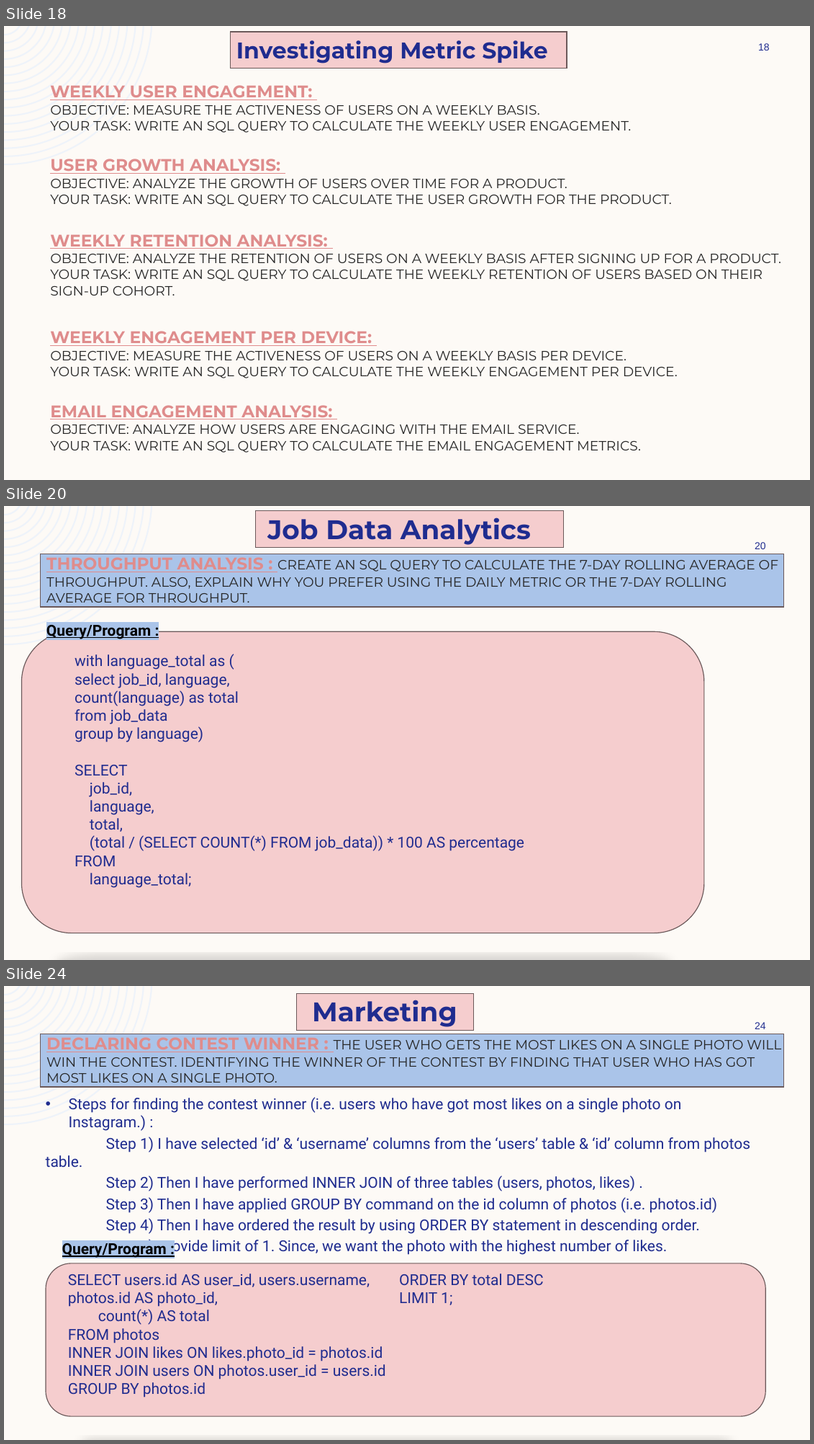
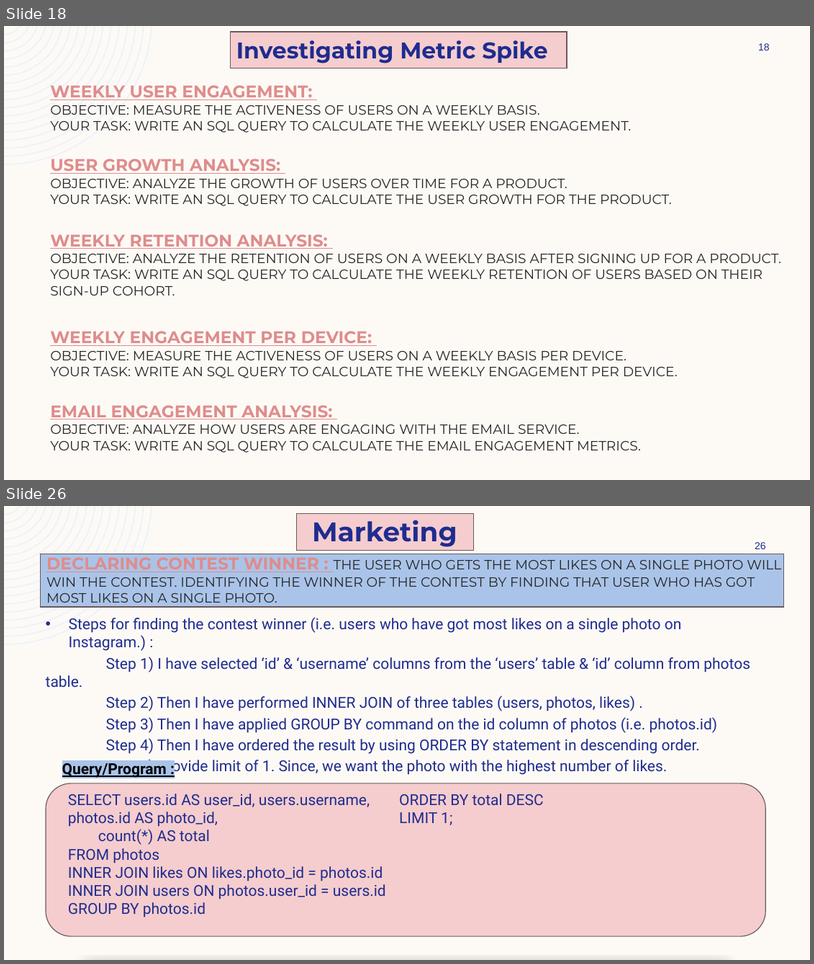
Before and after one commit to ShindeYash/Operation_and_Metric_Analytics, a slide deck: Report - Operation_and_Metric_Analytics.pptx. Shown one above the other, each under a label of ours: slides 18, 20 and 24 before the commit, slides 18 and 26 after it; the slides between them are not shown. The pictures are 814x1444 and 814x964 pixels, drawn with LibreOffice and Linux fonts; fonts in the diff are those of the drawing. Boxes give left, top, right and bottom in pixels: in the first picture for what was removed or moved away, otherwise in the second. Text is boxed around its words. In the diff, an @@ line names an element or a change of style, - is before the commit and + after.

```diff
--- a/Report - Operation_and_Metric_Analytics.pptx
+++ b/Report - Operation_and_Metric_Analytics.pptx
@@ slide 20 removed at (4,506,810,960), background #FDFAF6; not listed: 1 template element that a slide beside it also shows @@
@@ rectangle removed at (256,511,563,547) @@
@@ text removed at (268,518,531,545) @@
-Job Data Analytics
@@ page number removed at (755,542,766,549) @@
-20
@@ rectangle removed at (40,554,784,607) @@
@@ title removed at (46,554,779,607) @@
-THROUGHPUT ANALYSIS : CREATE AN SQL QUERY TO CALCULATE THE 7-DAY ROLLING AVERAGE OF THROUGHPUT. ALSO, EXPLAIN WHY YOU PREFER USING THE DAILY METRIC OR THE 7-DAY ROLLING AVERAGE FOR THROUGHPUT.
@@ rounded rectangle removed at (21,632,705,933) @@
@@ text removed at (46,625,151,641) @@
-Query/Program :
@@ text removed at (75,654,525,888) @@
-with language_total as (
-select job_id, language,
-count(language) as total
-from job_data
-group by language)
-SELECT
-job_id,
-language,
-total,
-(total / (SELECT COUNT(*) FROM job_data)) * 100 AS percentage
-FROM
-language_total;
@@ what was slide 24 is now slide 26 @@
@@ page number at (755,542,766,549): text changed @@
-24
+26
```
Also in this commit, not shown: 1 slide changed, 6 slides added, 13 other slides removed, 9 other files.
